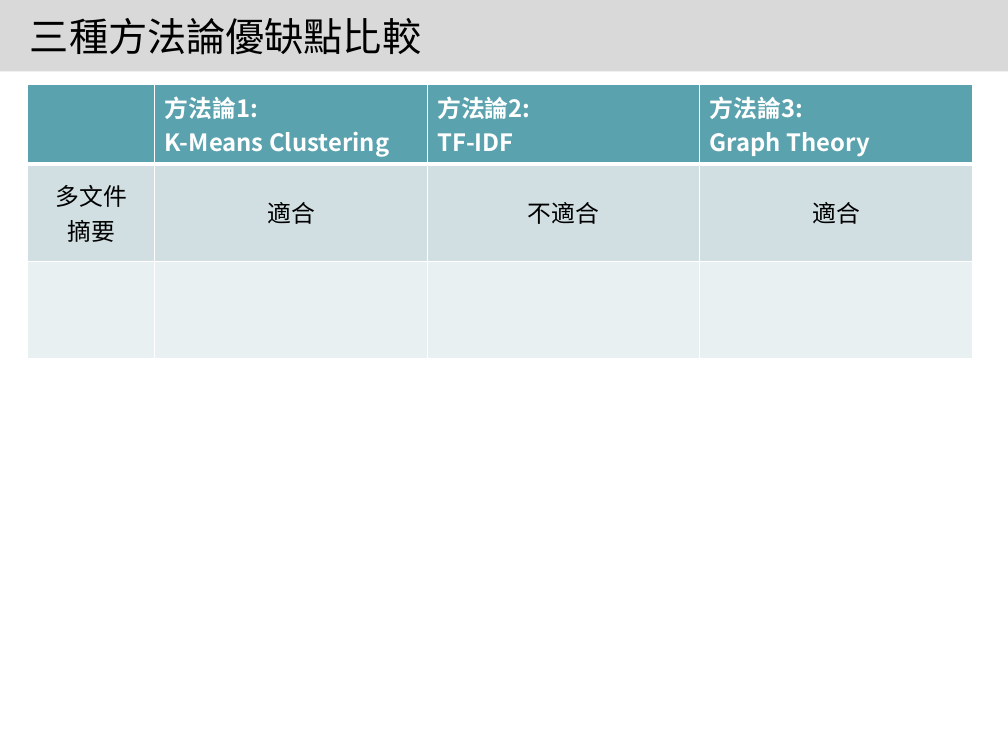
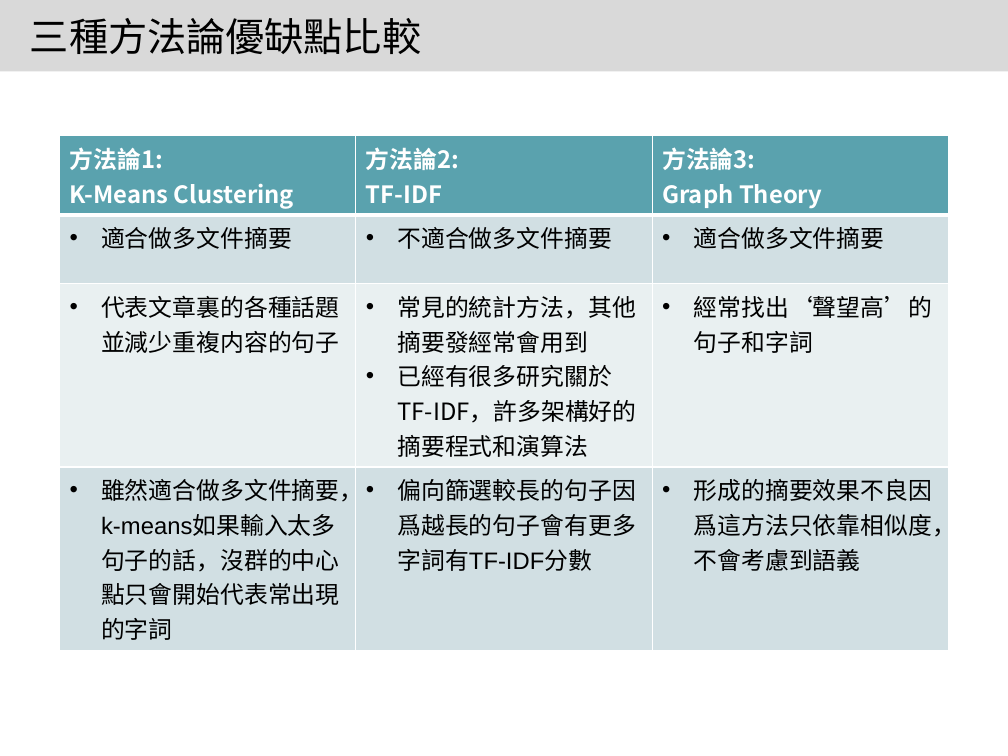
Before and after one commit to 1napcompsci/Automatic-Text-Summarization, a slide deck: slide 17 of Summarization with Yahoo - SETN/實習專案報告 Template (Revised).pptx (slide 16 before the commit). Drawn at 1008x756 pixels with LibreOffice and Linux fonts; fonts in the diff are those of the drawing. Boxes give left, top, right and bottom in pixels: in the first picture for what was removed or moved away, otherwise in the second. Text is boxed around its words. In the diff, an @@ line names an element or a change of style, - is before the commit and + after.

```diff
--- a/Summarization with Yahoo - SETN/實習專案報告 Template (Revised).pptx
+++ b/Summarization with Yahoo - SETN/實習專案報告 Template (Revised).pptx
@@ table at [59,136,949,644] @@
- | 方法論1: / K-Means Clustering | 方法論2: / TF-IDF | 方法論3: / Graph Theory
-多文件 / 摘要 | 適合 | 不適合 | 適合
- |  |  | 
+方法論1: / K-Means Clustering | 方法論2: / TF-IDF | 方法論3: / Graph Theory
+適合做多文件摘要 | 不適合做多文件摘要 | 適合做多文件摘要
+代表文章裏的各種話題並減少重複内容的句子 | 常見的統計方法，其他摘要發經常會用到 / 已經有很多研究關於TF-IDF，許多架構好的摘要程式和演算法 | 經常找出‘聲望高’的句子和字詞
+雖然適合做多文件摘要，k-means如果輸入太多句子的話，沒群的中心點只會開始代表常出現的字詞 | 偏向篩選較長的句子因爲越長的句子會有更多字詞有TF-IDF分數 | 形成的摘要效果不良因爲這方法只依靠相似度，不會考慮到語義
@@ table: place and size @@
-table at [28,85,972,347]
+table at [59,136,949,644]
```
Also in this commit, not shown: 14 other slides changed, 1 slide added.
